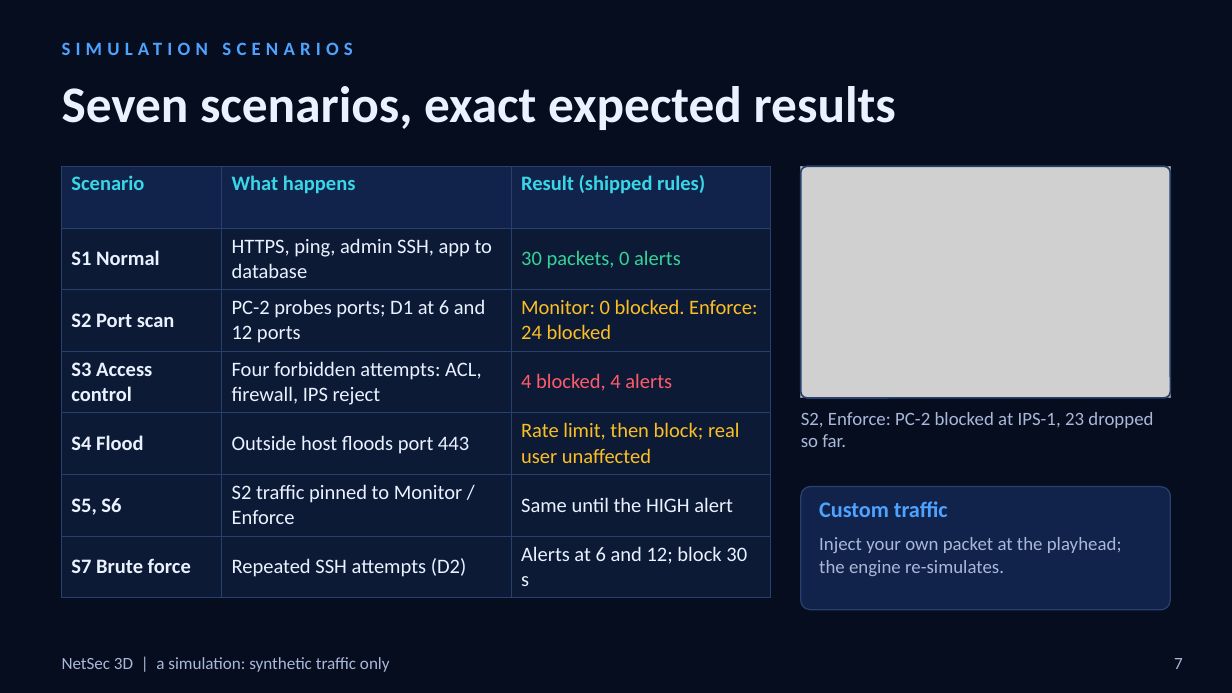
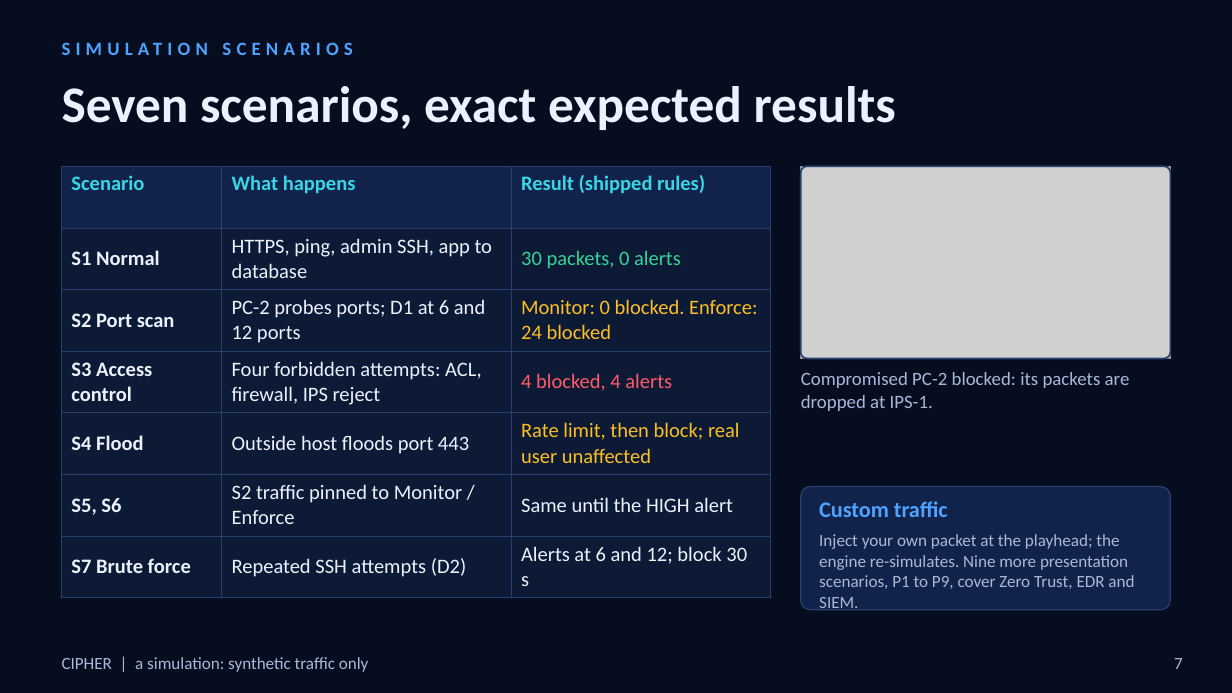
Before and after one commit to Swastik011005/CIPHER, a slide deck: slide 7 of docs/presentation/CIPHER-final-presentation.pptx. Drawn at 1232x693 pixels with LibreOffice and Linux fonts; fonts in the diff are those of the drawing; grey boxes stand for pictures. Boxes give left, top, right and bottom in pixels: in the first picture for what was removed or moved away, otherwise in the second. Text is boxed around its words. In the diff, an @@ line names an element or a change of style, - is before the commit and + after.

```diff
--- a/docs/presentation/CIPHER-final-presentation.pptx
+++ b/docs/presentation/CIPHER-final-presentation.pptx
@@ picture: place and size @@
-picture at <box>801,166,1170,398</box>
+picture at <box>801,166,1170,359</box>
@@ rounded rectangle: place and size @@
-rounded rectangle at <box>801,166,1170,398</box>
+rounded rectangle at <box>801,166,1170,359</box>
@@ rounded rectangle at <box>801,166,1170,359</box>: proportions changed @@
@@ text at <box>801,372,1130,411</box>: text changed @@
-S2, Enforce: PC-2 blocked at IPS-1, 23 dropped so far.
+Compromised PC-2 blocked: its packets are dropped at IPS-1.
@@ text at <box>819,534,1134,613</box>: text changed; size 11 to 10 pt @@
-Inject your own packet at the playhead; the engine re-simulates.
+Inject your own packet at the playhead; the engine re-simulates. Nine more presentation scenarios, P1 to P9, cover Zero Trust, EDR and SIEM.
@@ text at <box>62,657,369,672</box>: text changed @@
-NetSec 3D | a simulation: synthetic traffic only
+CIPHER | a simulation: synthetic traffic only
```
Also in this commit, not shown: 8 other slides changed, 9 other files.
